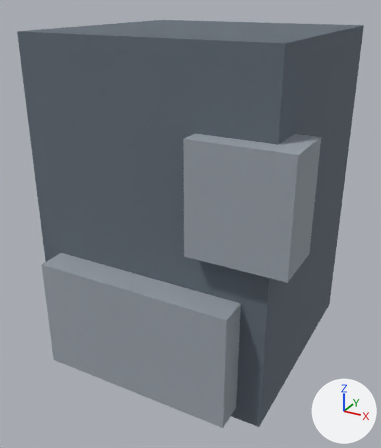
Before and after pictures for a commit that changed the FBX model assets/3d/export/pc_epi_upper_leg.fbx.
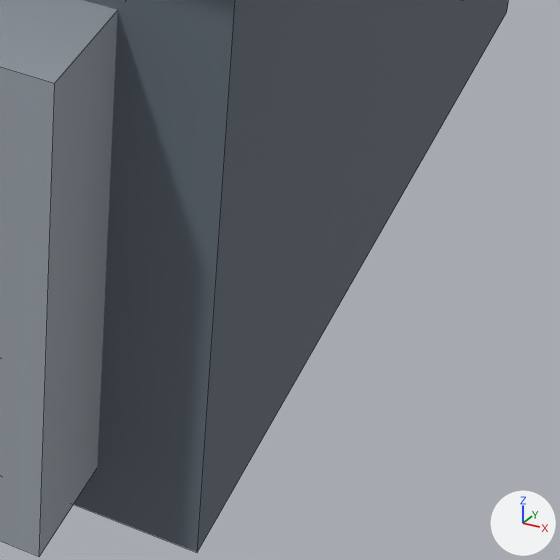
Each version appears first whole from a camera (50 mm lens) standing at (1.0, -1.93, 0.81) and looking at (-0.02, -0.09, -0.11), and next in a close-up on the part from 56% to 90% of the width and 67% to 96% of the height. The lights are fixed; the arrows at lower right show +X, +Y and +Z. The last two pictures show the newer version. The close-ups show mesh edges as thin lines.

The first close-up shows 'pc_epi_upper_leg'.
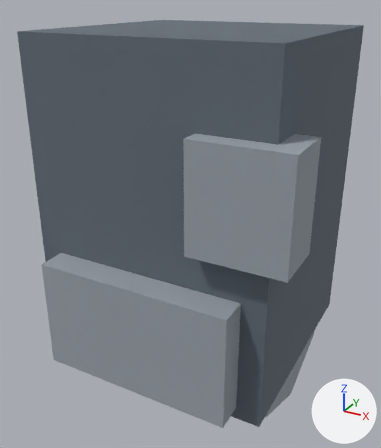
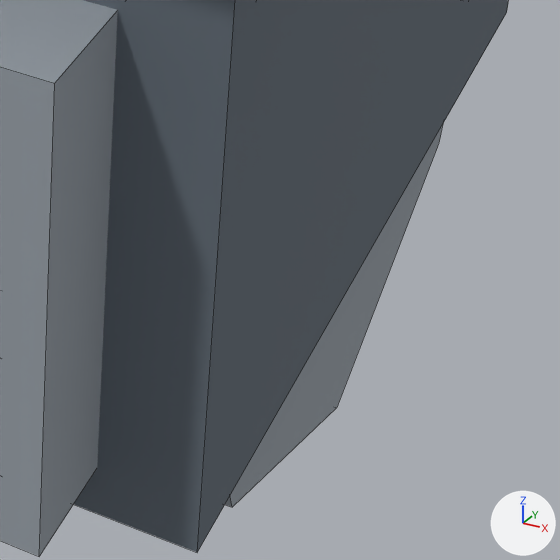
Location of each change, [x1, y1, x2, y2] in pixels of the close-ups (560 x 560 px):
part 1 of me_pc_epi_upper_leg, added: after [225, 125, 443, 507]

Patch to the scene script:
```diff
--- a/assets/3d/export/pc_epi_upper_leg.fbx.py
+++ b/assets/3d/export/pc_epi_upper_leg.fbx.py
@@ me_pc_epi_upper_leg @@
 # used by ob_pc_epi_upper_leg; location = (0.0, 0.0, 0.0)
-me_pc_epi_upper_leg.from_pydata(...)  # 24 vertices, 18 faces; spans x -0.495..0.58, y -0.6..0.485, z -0.68..0.68
+me_pc_epi_upper_leg.from_pydata(...)  # 40 vertices, 28 faces; spans x -0.495..0.58, y -0.6..0.485, z -0.91..0.68
+# me_pc_epi_upper_leg part 1: a new loose piece, an 8-sided cylinder along x spanning x -0.47..0.47, y -0.46..0.46, z -0.91..0.01, in mat_palette (picture img_palette_png)
 me_pc_epi_upper_leg.materials.append(mat_palette)
```
